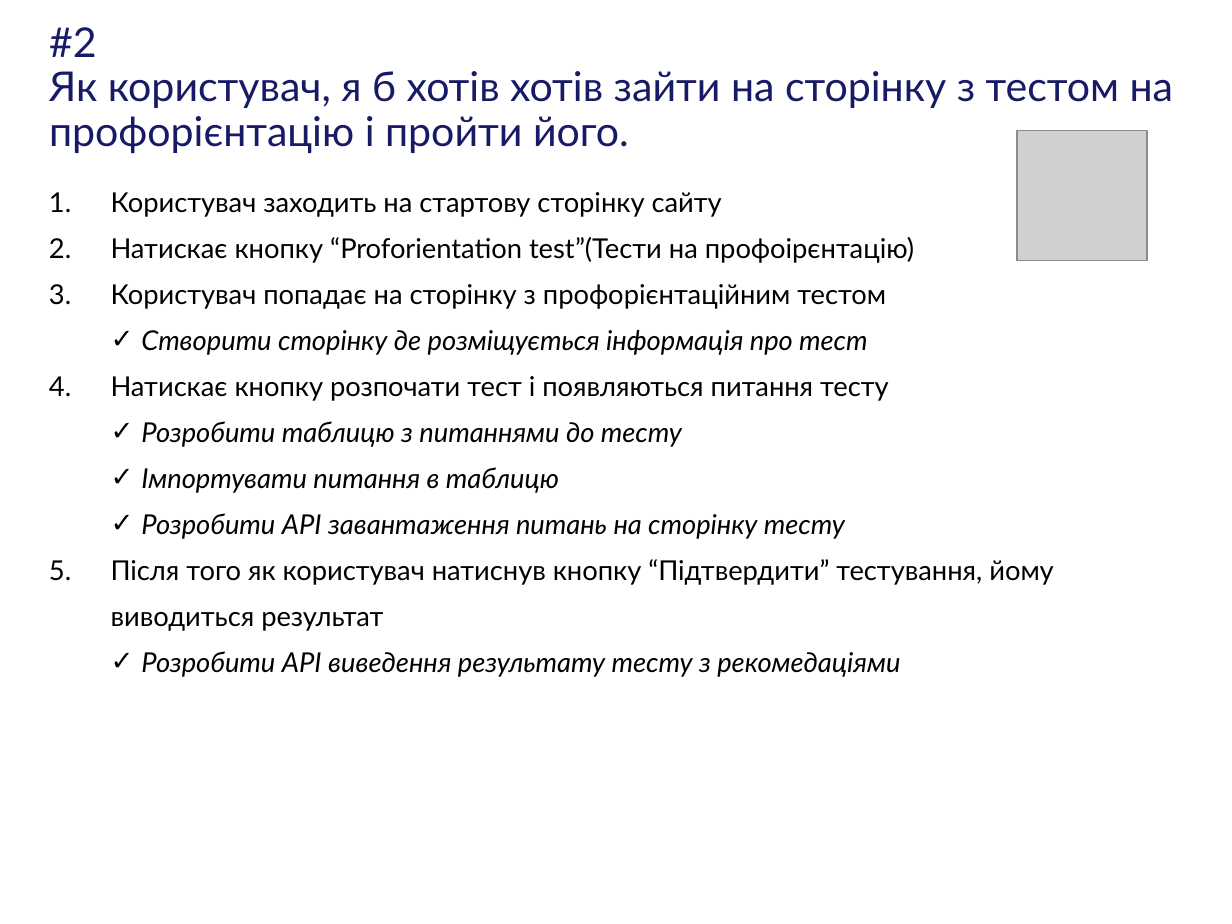
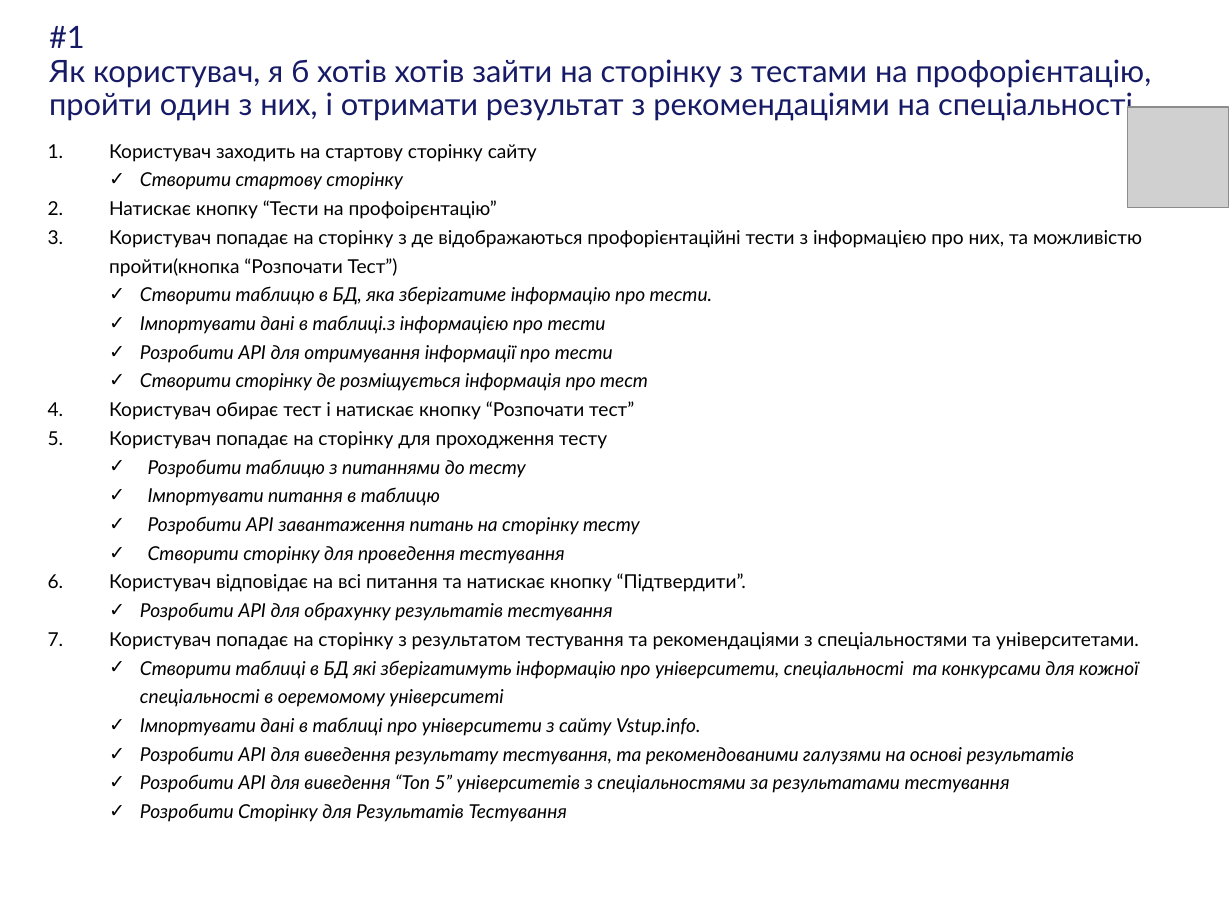
Before and after one commit to tarasiscom/Lv-273, a slide deck: slide 3 of prototypes/User Stories.pptx (slide 4 before the commit). Drawn at 1232x924 pixels with LibreOffice and Linux fonts; fonts in the diff are those of the drawing; grey boxes stand for pictures; background and template pictures are left out. Boxes give left, top, right and bottom in pixels: in the first picture for what was removed or moved away, otherwise in the second. Text is boxed around its words. In the diff, an @@ line names an element or a change of style, - is before the commit and + after.

```diff
--- a/prototypes/User Stories.pptx
+++ b/prototypes/User Stories.pptx
@@ title at (49, 26, 1152, 121): text changed; size 24 to 18 pt @@
-#2
-Як користувач, я б хотів хотів зайти на сторінку з тестом на профорієнтацію і пройти його.
+#1
+Як користувач, я б хотів хотів зайти на сторінку з тестами на профорієнтацію, пройти один з них, і отримати результат з рекомендаціями на спеціальності
@@ picture: place and size @@
-picture at (1016, 131, 1147, 261)
+picture at (1127, 107, 1228, 208)
@@ text "Користувач заходить на стартову сторінку ...": place and size @@
-text "Користувач заходить на стартову сторінку ..." at (111, 192, 1053, 677)
+text "Користувач заходить на стартову сторінку ..." at (109, 144, 1142, 822)
@@ text at (109, 144, 648, 535): size 16 to 11.2 pt in "Користувач заходить на стартову сторінку сайту", "Створити сторінку де розміщується інформація про тест", "Розробити таблицю з питаннями до тесту", "Імпортувати питання в таблицю" and 1 more places; line spacing 1.4 to 1.25; indent changed @@
@@ text at (109, 172, 1142, 363): text changed; size 16 to 11.2 pt; italic on @@
-2. Натискає кнопку “Proforientation test”(Тести на профоірєнтацію)
-3. Користувач попадає на сторінку з профорієнтаційним тестом
+  ✓ Створити стартову сторінку
+2. Натискає кнопку “Тести на профоірєнтацію”
+3. Користувач попадає на сторінку з де відображаються профорієнтаційні тести з інформацією про них, та можливістю пройти(кнопка “Розпочати Тест”)
+  ✓ Створити таблицю в БД, яка зберігатиме інформацію про тести.
+  ✓ Імпортувати дані в таблиці.з інформацією про тести
+  ✓ Розробити API для отримування інформації про тести
@@ text at (109, 401, 634, 449): text changed; size 16 to 11.2 pt @@
-4. Натискає кнопку розпочати тест і появляються питання тесту
+4. Користувач обирає тест і натискає кнопку “Розпочати тест”
+5. Користувач попадає на сторінку для проходження тесту
@@ text at (109, 546, 1139, 822): text changed; size 16 to 11.2 pt; italic on @@
-5. Після того як користувач натиснув кнопку “Підтвердити” тестування, йому виводиться результат
-  ✓ Розробити API виведення результату тесту з рекомедаціями
+  ✓ Створити сторінку для проведення тестування
+6. Користувач відповідає на всі питання та натискає кнопку “Підтвердити”.
+  ✓ Розробити API для обрахунку результатів тестування
+7. Користувач попадає на сторінку з результатом тестування та рекомендаціями з спеціальностями та університетами.
+  ✓ Створити таблиці в БД які зберігатимуть інформацію про університети, спеціальності та конкурсами для кожної спеціальності в оеремомому університеті
+  ✓ Імпортувати дані в таблиці про університети з сайту Vstup.info.
+  ✓ Розробити API для виведення результату тестування, та рекомендованими галузями на основі результатів
+  ✓ Розробити API для виведення “Топ 5” університетів з спеціальностями за результатами тестування
+  ✓ Розробити Сторінку для Результатів Тестування
```
Also in this commit, not shown: 1 slide removed.
